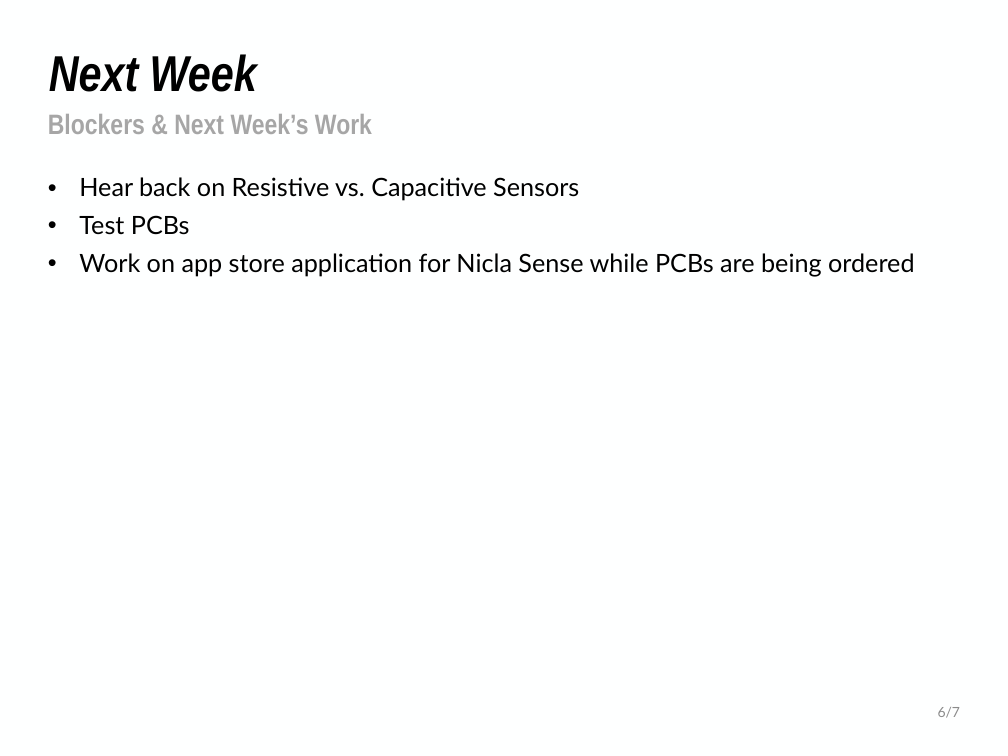
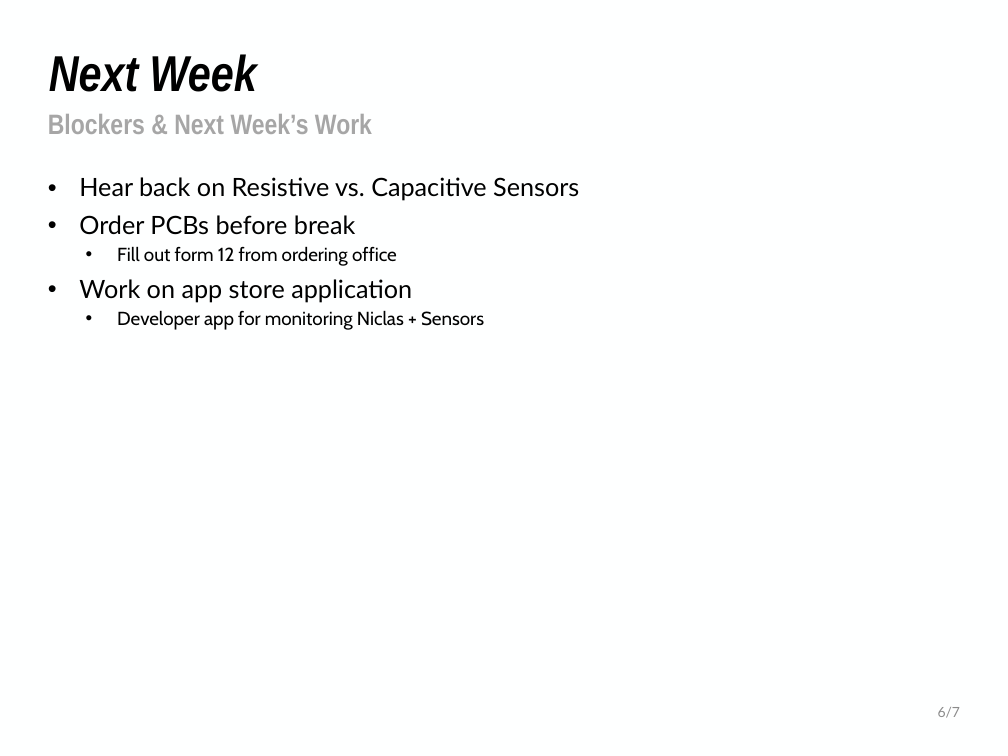
Before and after one commit to NHuang58/Biomedical_Device_PCB, a slide deck: slide 8 of Documentation/Slides/Week_10.pptx (slide 7 before the commit). Drawn at 1008x756 pixels with LibreOffice and Linux fonts; fonts in the diff are those of the drawing; background and template pictures are left out. Boxes give left, top, right and bottom in pixels: in the first picture for what was removed or moved away, otherwise in the second. Text is boxed around its words. In the diff, an @@ line names an element or a change of style, - is before the commit and + after.

```diff
--- a/Documentation/Slides/Week_10.pptx
+++ b/Documentation/Slides/Week_10.pptx
@@ text at (79, 215, 484, 330): text changed; size 18 to 13.5 pt; font Lato to Cabin @@
-• Test PCBs
-• Work on app store application for Nicla Sense while PCBs are being ordered
+• Order PCBs before break
+  • Fill out form 12 from ordering office
+• Work on app store application
+  • Developer app for monitoring Niclas + Sensors
```
Also in this commit, not shown: 5 other slides changed, 1 slide added, 4 other files.
